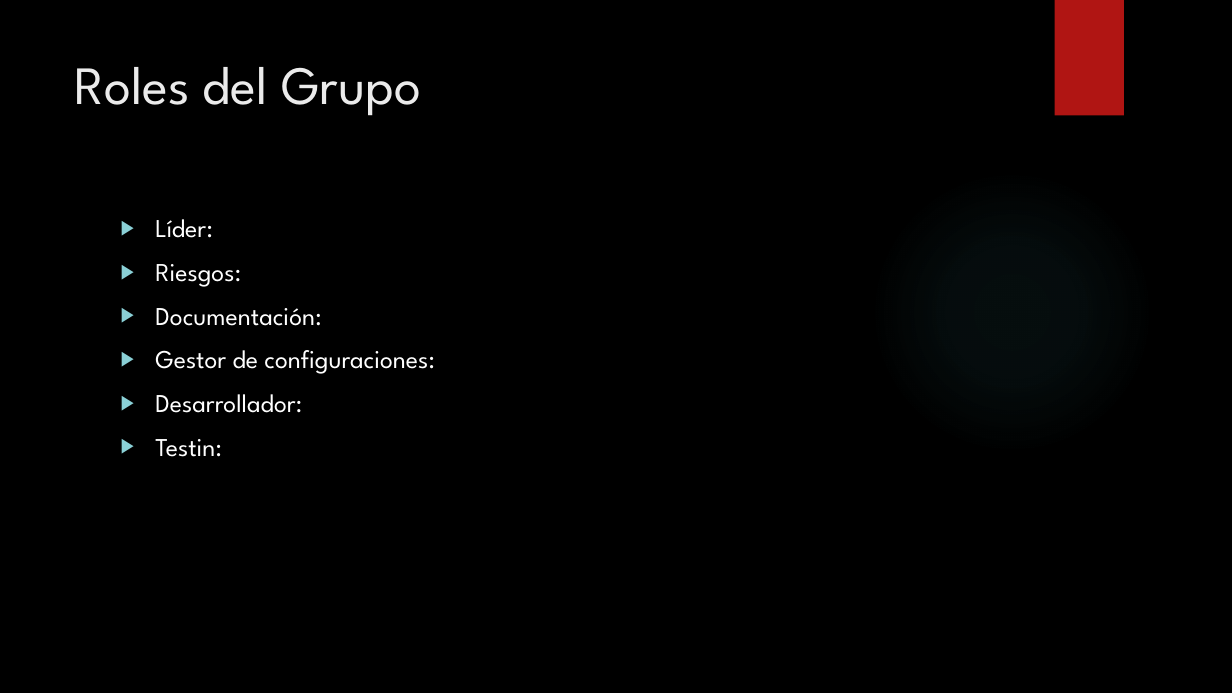
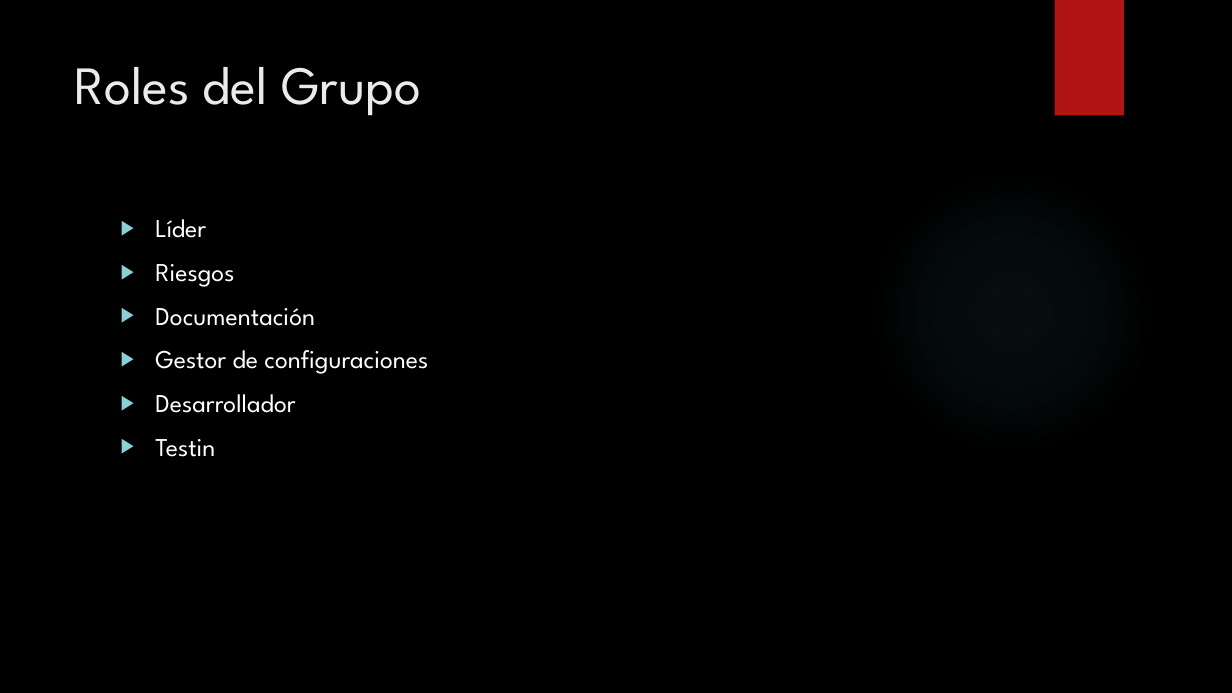
Before and after one commit to francben/proyectoDeliberyApp, a slide deck: slide 17 of Presentacion de Clase.pptx. Drawn at 1232x693 pixels with LibreOffice and Linux fonts; fonts in the diff are those of the drawing; background and template pictures are left out. Boxes give left, top, right and bottom in pixels: in the first picture for what was removed or moved away, otherwise in the second. Text is boxed around its words. In the diff, an @@ line names an element or a change of style, - is before the commit and + after.

```diff
--- a/Presentacion de Clase.pptx
+++ b/Presentacion de Clase.pptx
@@ text at (x1=155, y1=219, x2=428, y2=457): text changed @@
-▶ Líder:
-▶ Riesgos:
-▶ Documentación:
-▶ Gestor de configuraciones:
-▶ Desarrollador:
-▶ Testin:
+▶ Líder
+▶ Riesgos
+▶ Documentación
+▶ Gestor de configuraciones
+▶ Desarrollador
+▶ Testin
```
Also in this commit, not shown: 4 slides removed.
